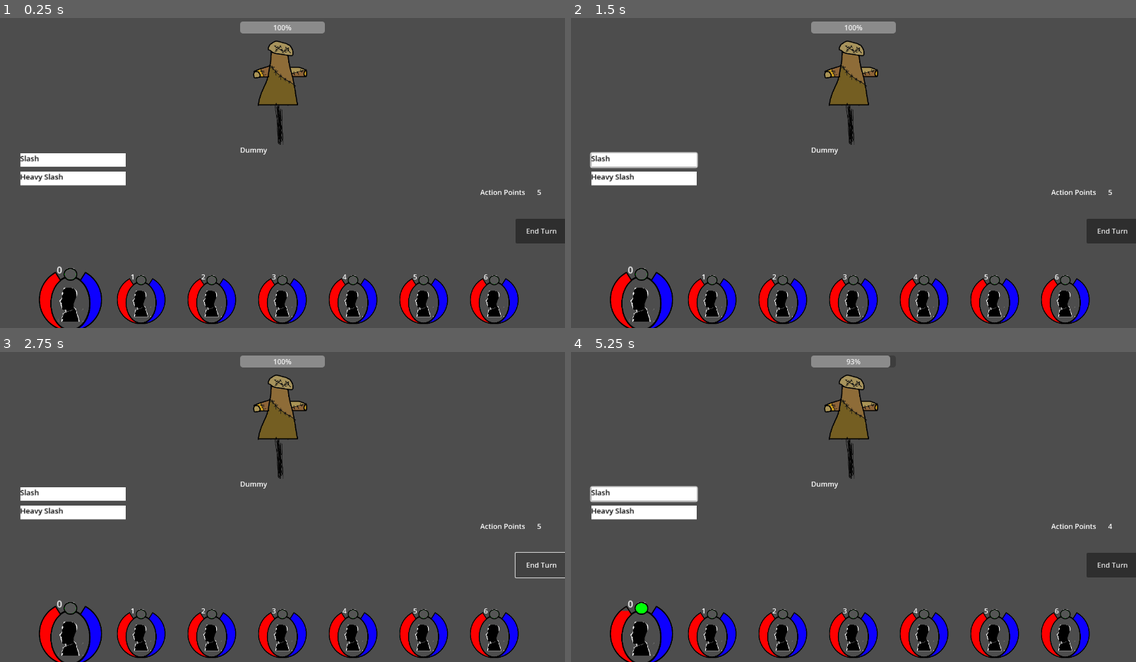
Above: before the commit, frames 1-4 (two rows, left to right).
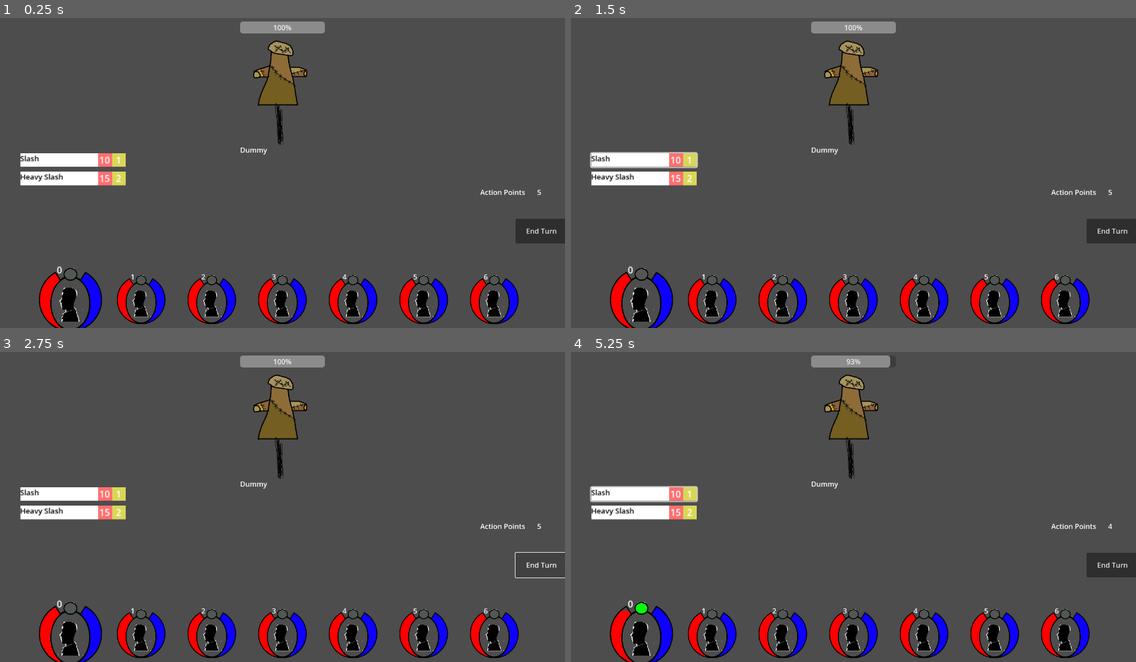
Above: after the commit, the same moments.

Repository: JaroschJr/RPG
Game: Godot game, scene res://Battle/Battlefield.tscn
The game is run twice, just before and just after one commit, with the same random seed, the same clock (stepped at 60 frames per second) and the same inputs. The project has no main scene, so this scene is started directly.
Inputs (mouse positions are in pixels of both pictures, inside the frame that each line leads up to):
- Up to frame 1 (0.25 s): no input
- Up to frame 2 (1.5 s): click "End Turn" at 0.5 s; click (644, 160) at 1.27 s
- Up to frame 3 (2.75 s): click "End Turn" at 2 s
- Up to frame 4 (5.25 s): click (644, 494) at 2.77 s; click "End Turn" at 3.5 s; click (644, 494) at 4.27 s; tap Enter at 5 s; move the mouse to (853, 423) at 5.02 s; click (853, 423) at 5.1 s

The runs differ from the first frame. In frame 1, 0.4% of the frame differs, in the area x 17-23%, y 43-55%; in frame 2, 0.4%; in frame 3, 0.4%; in frame 4, 0.4%.

Commit message:
Stamina costs are applied. Ability will not activate if ap or sp costs cannot be met.
ability costs are displayed on menu.

Diff:
--- a/Battle/AbilityMenuButton.gd
+++ b/Battle/AbilityMenuButton.gd
@@ -11,7 +11,9 @@
 
 func _set_up(new_ability):
 	ability = new_ability
-	$Label.text = ability.ability_name
+	$AbilityName.text = str(ability.ability_name)
+	$StaminaCost.text = str(ability.sp_cost)
+	$APCost.text = str(ability.ap_cost)
 
 # Called every frame. 'delta' is the elapsed time since the previous frame.
 func _process(delta):
--- a/Battle/AbilityMenuButton.tscn
+++ b/Battle/AbilityMenuButton.tscn
@@ -5,12 +5,12 @@
 [node name="AbilityMenuButon" type="Node2D"]
 script = ExtResource("1_hnhqy")
 
-[node name="ColorRect" type="ColorRect" parent="."]
+[node name="AbilityNameBackground" type="ColorRect" parent="."]
 offset_left = -88.0
-offset_right = 96.0
+offset_right = 48.0
 offset_bottom = 24.0
 
-[node name="Label" type="Label" parent="."]
+[node name="AbilityName" type="Label" parent="."]
 offset_left = -88.0
 offset_right = 104.0
 offset_bottom = 24.0
@@ -25,4 +25,28 @@
 offset_bottom = 24.0
 flat = true
 
+[node name="ColorRect" type="ColorRect" parent="."]
+offset_left = 48.0
+offset_right = 72.0
+offset_bottom = 24.0
+color = Color(1, 0.44, 0.44, 1)
+
+[node name="ColorRect2" type="ColorRect" parent="."]
+offset_left = 72.0
+offset_right = 96.0
+offset_bottom = 24.0
+color = Color(0.85098, 0.843137, 0.341176, 1)
+
+[node name="APCost" type="Label" parent="."]
+offset_left = 72.0
+offset_right = 96.0
+offset_bottom = 24.0
+horizontal_alignment = 1
+
+[node name="StaminaCost" type="Label" parent="."]
+offset_left = 48.0
+offset_right = 72.0
+offset_bottom = 24.0
+horizontal_alignment = 1
+
 [connection signal="button_down" from="Button" to="." method="_on_click"]
--- a/ability_scripts.gd
+++ b/ability_scripts.gd
@@ -20,6 +20,13 @@
 func _use_ability(user, ability, target, battlefield):
 	#if battlefield.action_points < ability.ap_cost:
 	#	return
+	if  battlefield.action_points < ability.ap_cost:
+		print("Not enough AP")
+		return
+	if user.stamina < ability.sp_cost:
+		print("Too tired!")
+		return
+
 	battlefield._set_action_points( battlefield.action_points - ability.ap_cost)
 	user._spend_stamina(ability.sp_cost)
 	user._move_poke()
